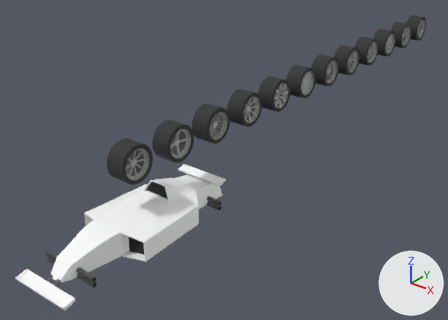
An edit to the glTF model models/car.glb, drawn before and after from the same camera.
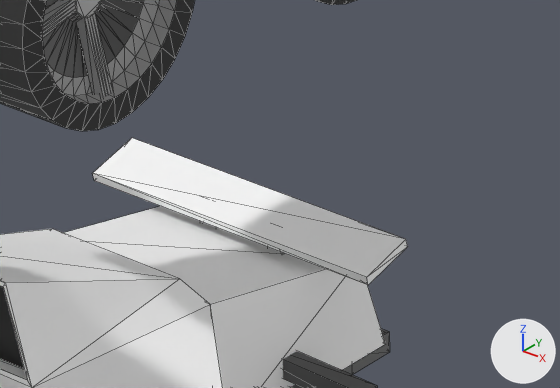
Each version is shown whole from a 50 mm camera at (6.66, -5.95, 5.29) aimed at (-0.84, 3.42, -0.52), then close up on the part from 37% to 56% of the width and 45% to 63% of the height. Lighting does not change. The marker at lower right points along +X, +Y and +Z. The older version's two pictures come first. The close-ups show mesh edges as thin lines. Objects named as collision shapes, trigger or cutter boxes, shadow casters or lower levels of detail are left out. Vertices at exactly the same position are counted once.

Names of what the first close-up shows: 'Body', 'Exhaust3', 'Suspension', 'Wheel1' and 1 more.
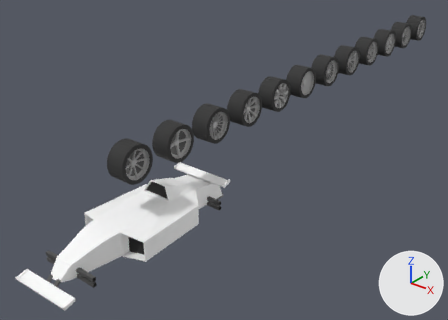
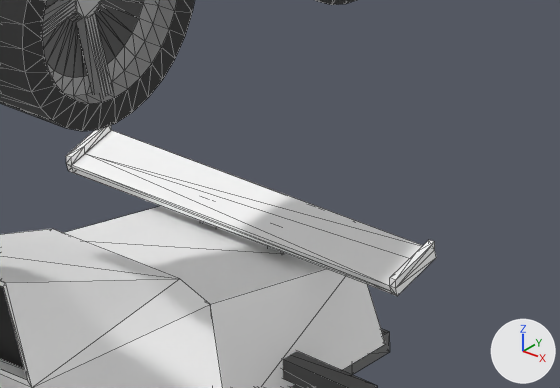
Boxes (x1, y1, x2, y2) around the edits, measured in the close-ups (560 x 388 px):
'Body', reshaped
    before: (0, 138, 407, 388)
    after: (0, 125, 436, 388)
part 1 of me_body, rebuilt (17% wider, 16% taller)
    before: (92, 138, 407, 285)
    after: (66, 125, 436, 296)

The change in detail:
me_body is used by ob_body; location (0.0, 0.0, 0.0).
me_body had 200 vertices, 372 faces and spanned x -0.7..0.7, y -1.94..1.94, z -0.42..0.38.
me_body now has 226 vertices, 424 faces and spans x -0.7..0.7, y -1.94..1.94, z -0.42..0.38.
me_body part 1: the loose piece of 8 vertices spanning x -0.5..0.5, y 1.62..1.79, z 0.05..0.12 is rebuilt with 34 vertices and now spans x -0.6..0.6, y 1.62..1.79, z 0.05..0.14.
